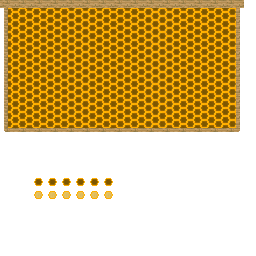
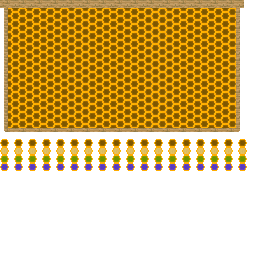
Layered file, before and after one edit (256×256). Changes by layer:
painted on "carmel #1" over [34, 178, 113, 186]
painted on "carmel" over [0, 139, 247, 199]
